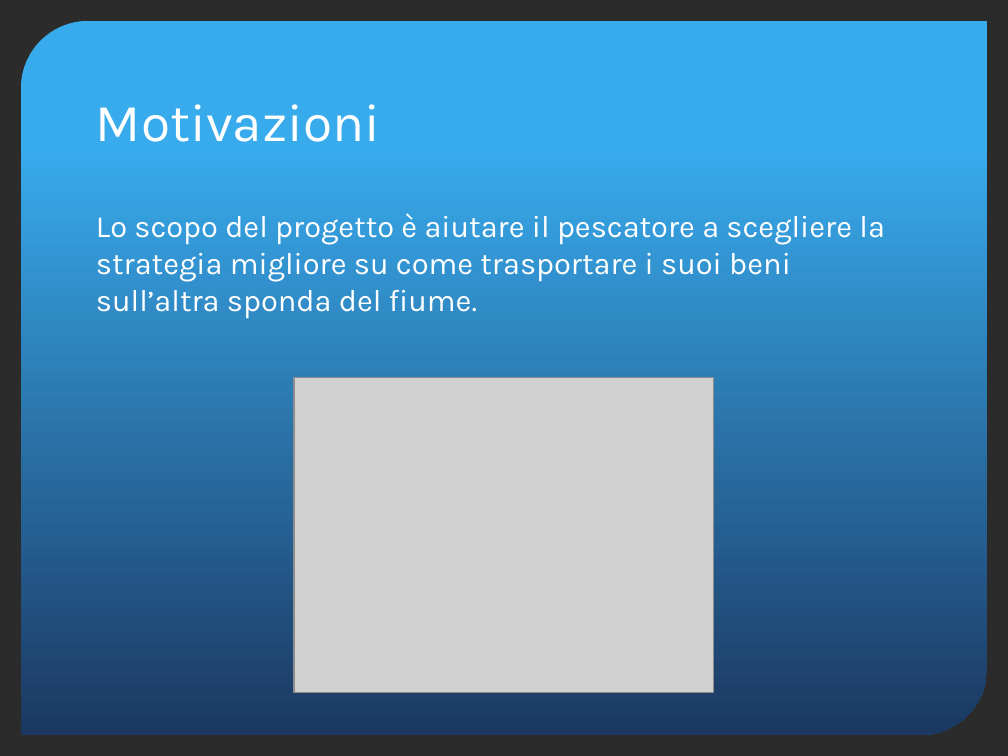
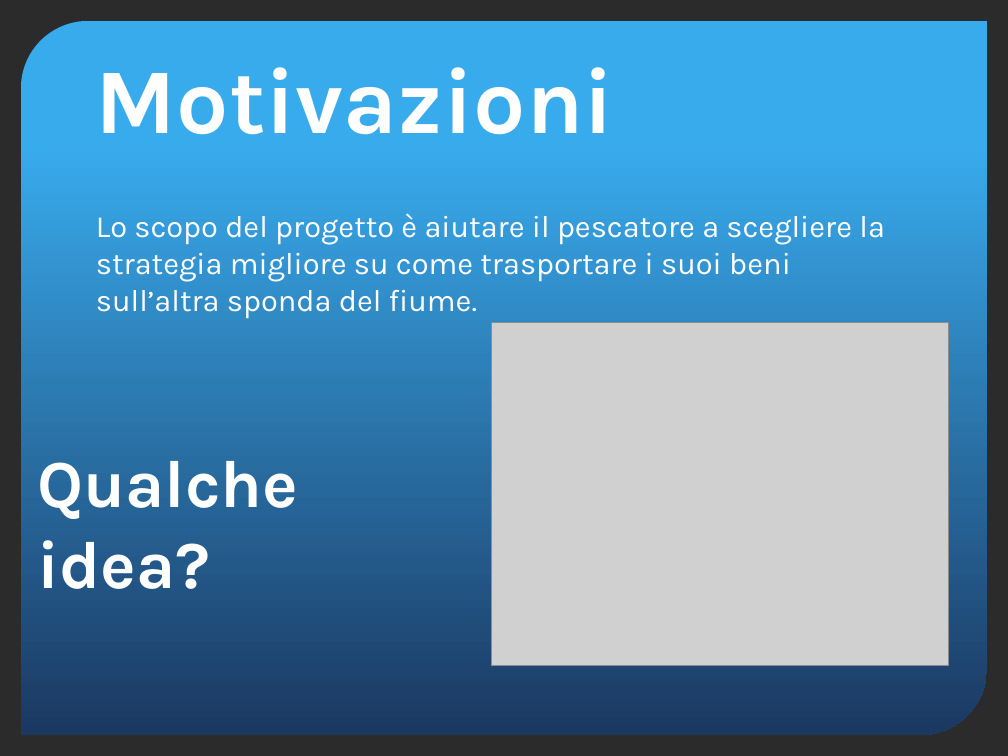
Before and after one commit to yan0z/ISW, a slide deck: slide 7 of Quesito4-presentazione.pptx. Drawn at 1008x756 pixels with LibreOffice and Linux fonts; fonts in the diff are those of the drawing; grey boxes stand for pictures; background and template pictures are left out; a plain dark background stands for a picture behind light text. Boxes give left, top, right and bottom in pixels: in the first picture for what was removed or moved away, otherwise in the second. Text is boxed around its words. In the diff, an @@ line names an element or a change of style, - is before the commit and + after.

```diff
--- a/Quesito4-presentazione.pptx
+++ b/Quesito4-presentazione.pptx
@@ title "Motivazioni" at [96, 67, 614, 135]: size 38 to 66 pt, bold on @@
@@ picture: place and size @@
-picture at [294, 377, 715, 691]
+picture at [491, 323, 949, 665]
@@ text added at [37, 461, 298, 589], 48 pt, text #FFFFFF, bold @@
+Qualche idea?
```
Also in this commit, not shown: 9 other slides changed, 1 slide removed.
